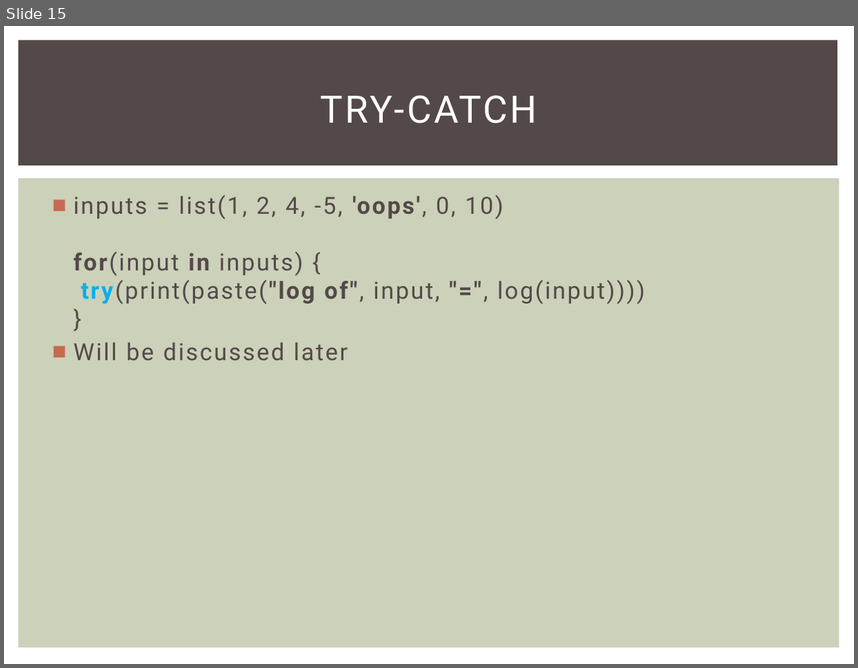
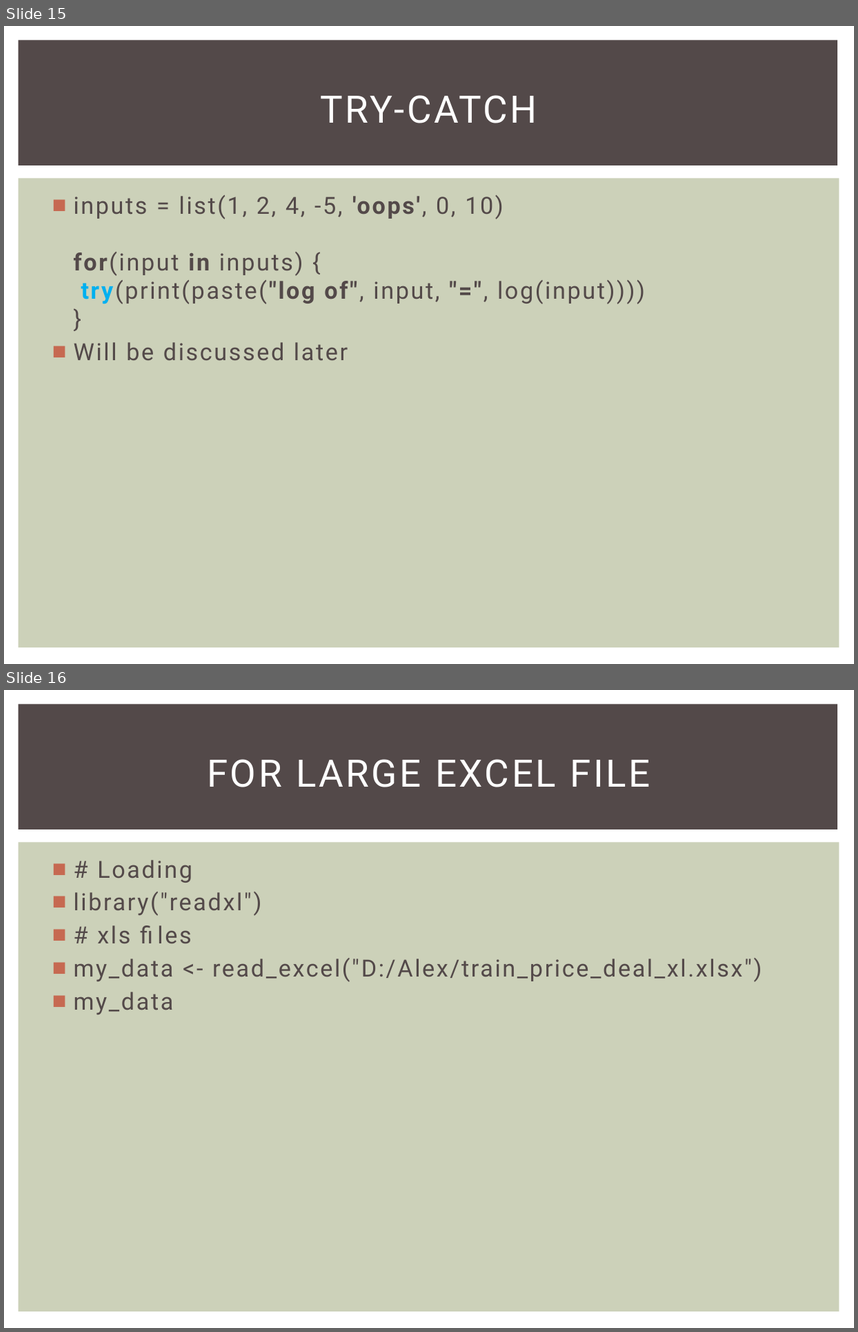
Before and after one commit to gpavankumar1974/Rnotes, a slide deck: RBasics/R excel 12.pptx. Shown one above the other, each under a label of ours: slide 15 before the commit, slides 15 and 16 after it. The pictures are 858x668 and 858x1332 pixels, drawn with LibreOffice and Linux fonts; fonts in the diff are those of the drawing. Boxes give left, top, right and bottom in pixels: in the first picture for what was removed or moved away, otherwise in the second. Text is boxed around its words. In the diff, an @@ line names an element or a change of style, - is before the commit and + after.

```diff
--- a/RBasics/R excel 12.pptx
+++ b/RBasics/R excel 12.pptx
@@ slide 16 added at bbox=[4, 690, 854, 1328], background #FFFFFF; not listed: 2 template elements that a slide beside it also shows @@
@@ title added at bbox=[207, 759, 650, 787], 32 pt, text #FFFFFF @@
+FOR LARGE EXCEL FILE
@@ text added at bbox=[74, 860, 762, 1014], 20 pt, text #534949 @@
+■ # Loading
+■ library("readxl")
+■ # xls files
+■ my_data <- read_excel("D:/Alex/train_price_deal_xl.xlsx")
+■ my_data
```
Also in this commit, not shown: 1 other file.
